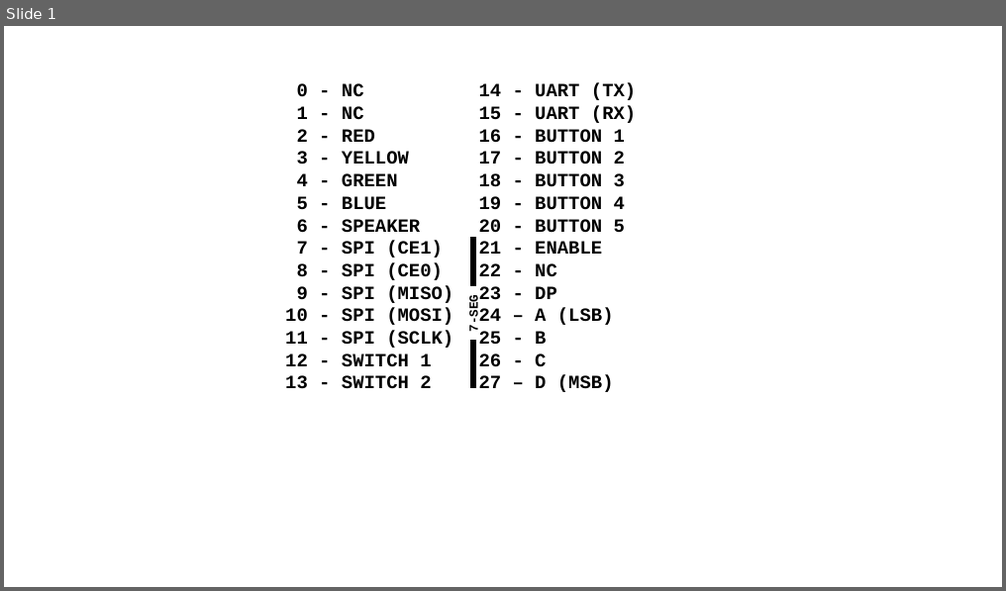
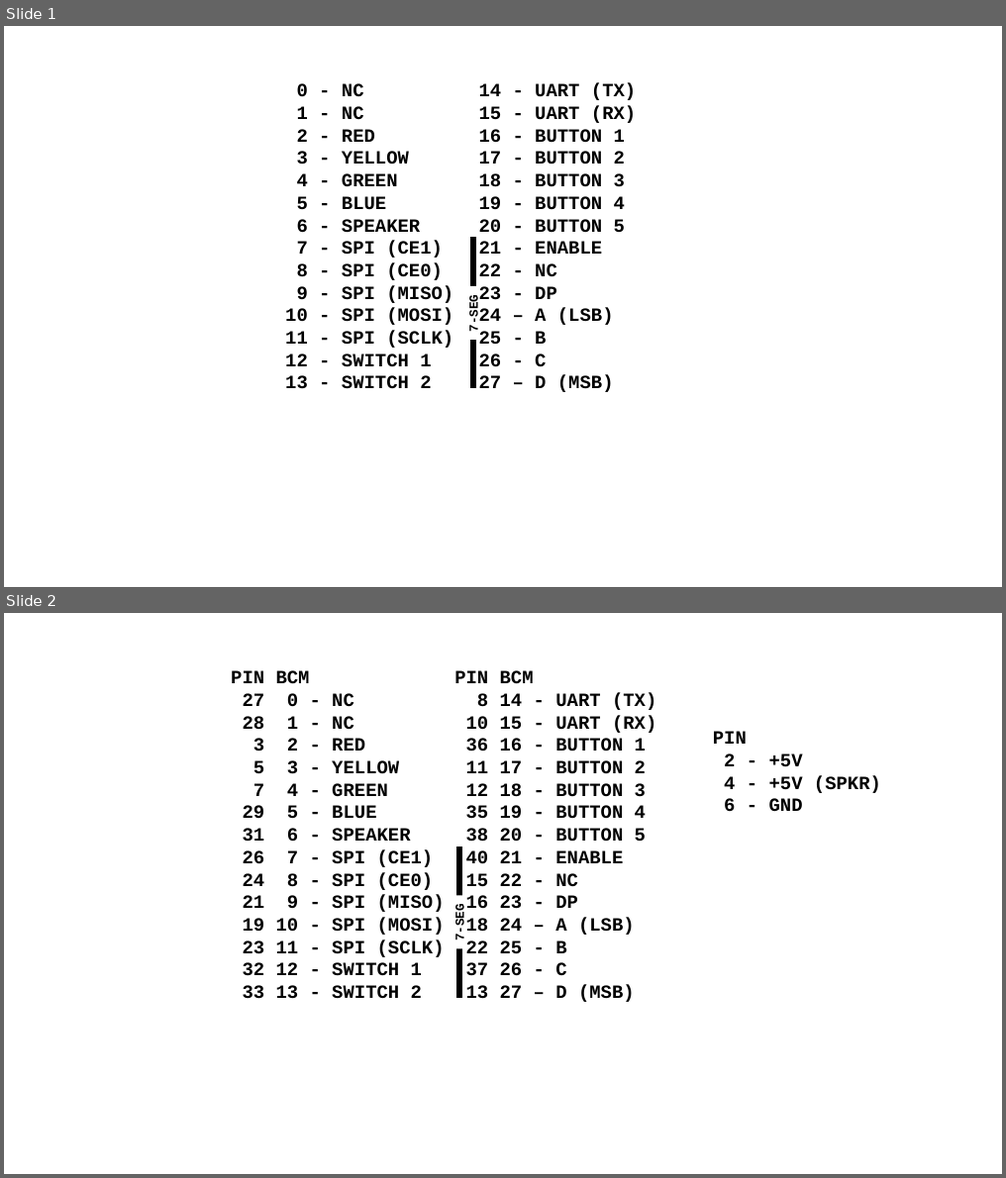
Before and after one commit to vilhelmen/accessory_board, a slide deck: images.pptx. Shown one above the other, each under a label of ours: slide 1 before the commit, slides 1 and 2 after it. The pictures are 1006x591 and 1006x1178 pixels, drawn with LibreOffice and Linux fonts; fonts in the diff are those of the drawing. Boxes give left, top, right and bottom in pixels: in the first picture for what was removed or moved away, otherwise in the second. Text is boxed around its words. In the diff, an @@ line names an element or a change of style, - is before the commit and + after.

```diff
--- a/images.pptx
+++ b/images.pptx
@@ slide 2 added at [4,613,1002,1174], background #FFFFFF @@
@@ text added at [231,670,445,999], 18 pt, text #000000, bold @@
+PIN BCM
+27 0 - NC
+28 1 - NC
+3 2 - RED
+5 3 - YELLOW
+7 4 - GREEN
+29 5 - BLUE
+31 6 - SPEAKER
+26 7 - SPI (CE1)
+24 8 - SPI (CE0)
+21 9 - SPI (MISO)
+19 10 - SPI (MOSI)
+23 11 - SPI (SCLK)
+32 12 - SWITCH 1
+33 13 - SWITCH 2
@@ text added at [454,670,656,1002], 18 pt, text #000000, bold @@
+PIN BCM
+8 14 - UART (TX)
+10 15 - UART (RX)
+36 16 - BUTTON 1
+11 17 - BUTTON 2
+12 18 - BUTTON 3
+35 19 - BUTTON 4
+38 20 - BUTTON 5
+40 21 - ENABLE
+15 22 - NC
+16 23 - DP
+18 24 – A (LSB)
+22 25 - B
+37 26 - C
+13 27 – D (MSB)
@@ text added at [713,731,881,812], 18 pt, text #000000, bold @@
+PIN
+2 - +5V
+4 - +5V (SPKR)
+6 - GND
@@ line added from (459, 847) to (459, 998), #000000 6 pt @@
@@ rectangle added at [448,895,470,950], fill #FFFFFF, 12 pt, text #000000, bold @@
+7-SEG
```
Also in this commit, not shown: 1 slide changed, 10 other files.
